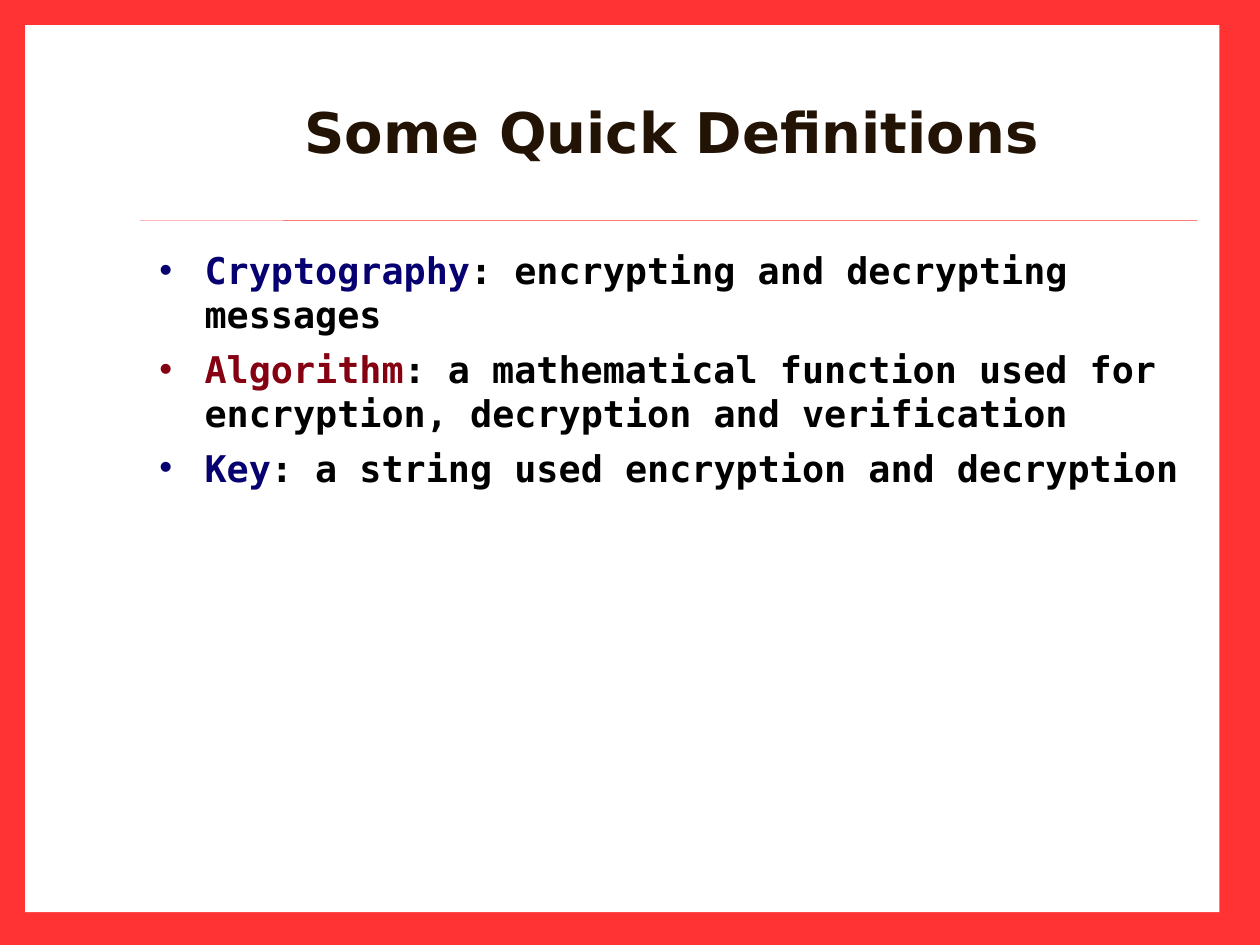
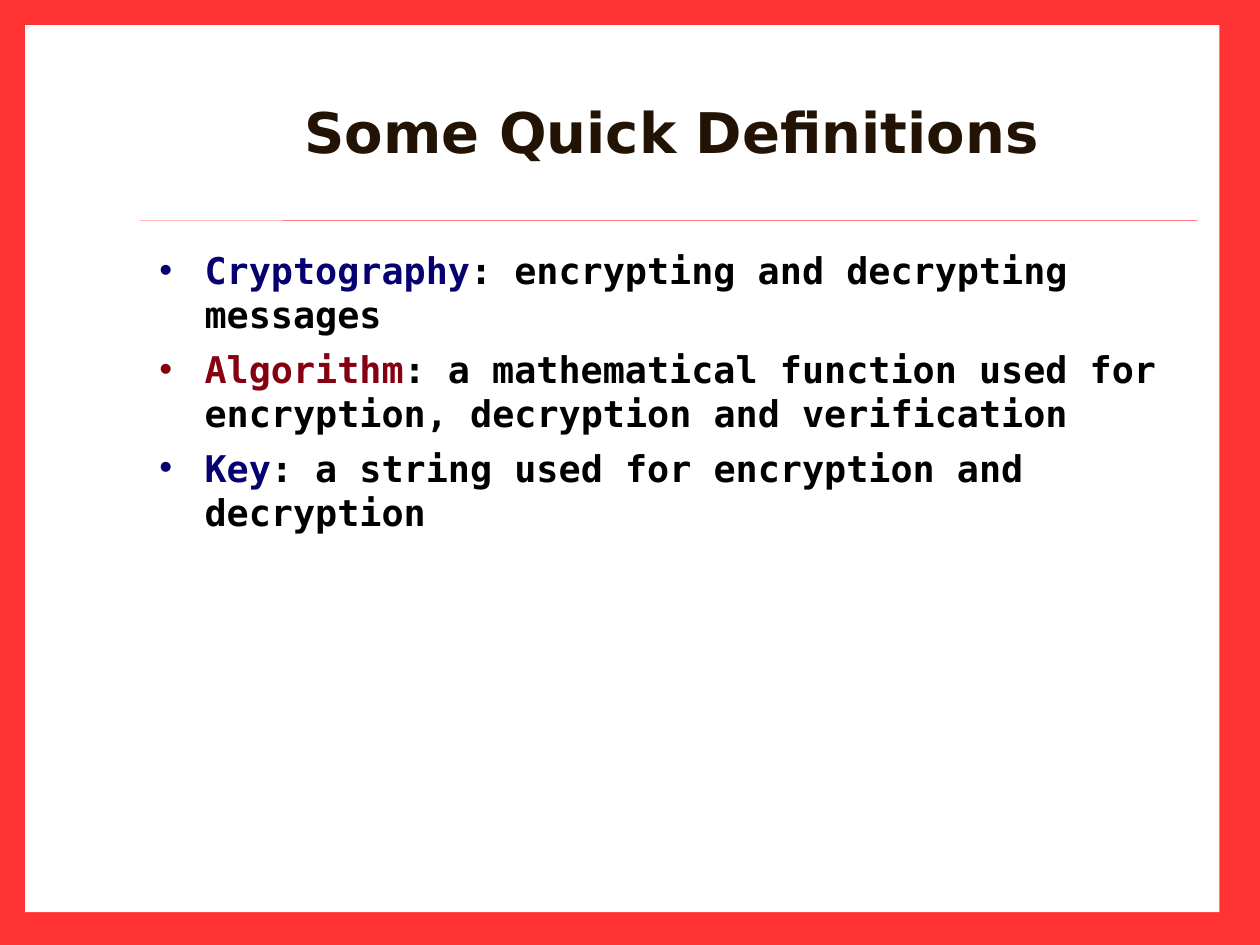
Before and after one commit to Zimbra-Community/pgp-zimlet, a slide deck: slide 7 of demo-training/PGP_0511-Barry.odp. Drawn at 1260x945 pixels with LibreOffice and Linux fonts; fonts in the diff are those of the drawing; background and template pictures are left out. Boxes give left, top, right and bottom in pixels: in the first picture for what was removed or moved away, otherwise in the second. Text is boxed around its words. In the diff, an @@ line names an element or a change of style, - is before the commit and + after.

```diff
--- a/demo-training/PGP_0511-Barry.odp
+++ b/demo-training/PGP_0511-Barry.odp
@@ text at box(205, 452, 1023, 534): text changed @@
-• Key: a string used encryption and decryption
+• Key: a string used for encryption and decryption
```
Also in this commit, not shown: 6 other slides changed, 2 other files.
